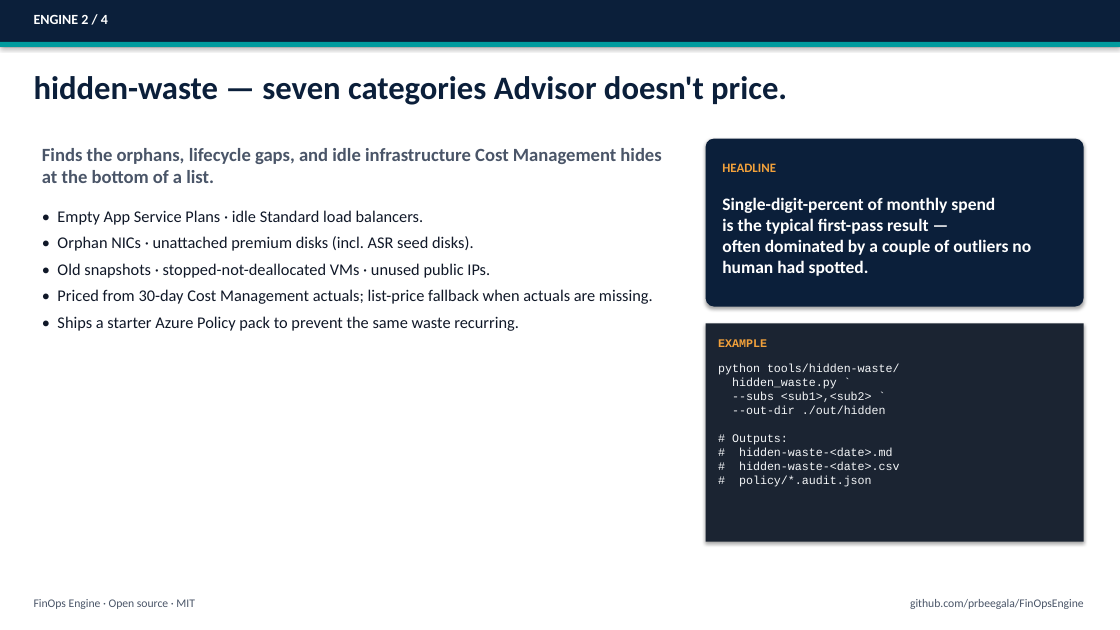
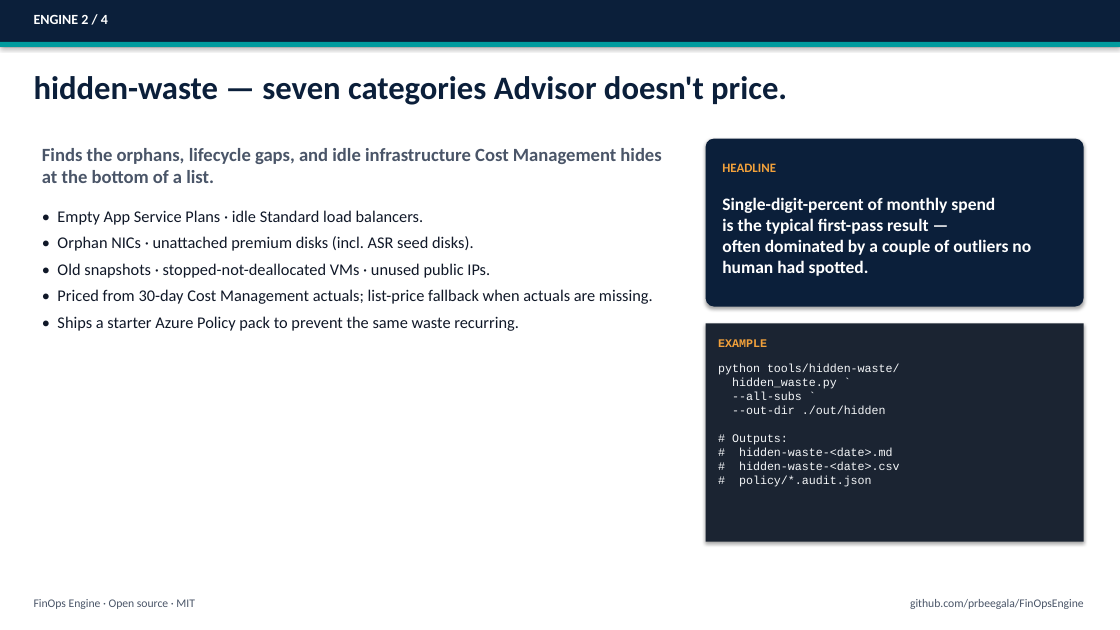
Before and after one commit to prbeegala/FinOpsEngine, a slide deck: slide 5 of docs/finops-engine-overview.pptx. Drawn at 1120x630 pixels with LibreOffice and Linux fonts; fonts in the diff are those of the drawing. Boxes give left, top, right and bottom in pixels: in the first picture for what was removed or moved away, otherwise in the second. Text is boxed around its words. In the diff, an @@ line names an element or a change of style, - is before the commit and + after.

```diff
--- a/docs/finops-engine-overview.pptx
+++ b/docs/finops-engine-overview.pptx
@@ text at bbox=[718, 364, 900, 487]: text changed @@
-python tools/hidden-waste/
-hidden_waste.py `
---subs <sub1>,<sub2> `
---out-dir ./out/hidden
-# Outputs:
-# hidden-waste-<date>.md
-# hidden-waste-<date>.csv
-# policy/*.audit.json
+python tools/hidden-waste/
+hidden_waste.py `
+--all-subs `
+--out-dir ./out/hidden
+# Outputs:
+# hidden-waste-<date>.md
+# hidden-waste-<date>.csv
+# policy/*.audit.json
```
Also in this commit, not shown: 5 other slides changed, 1 other file.
